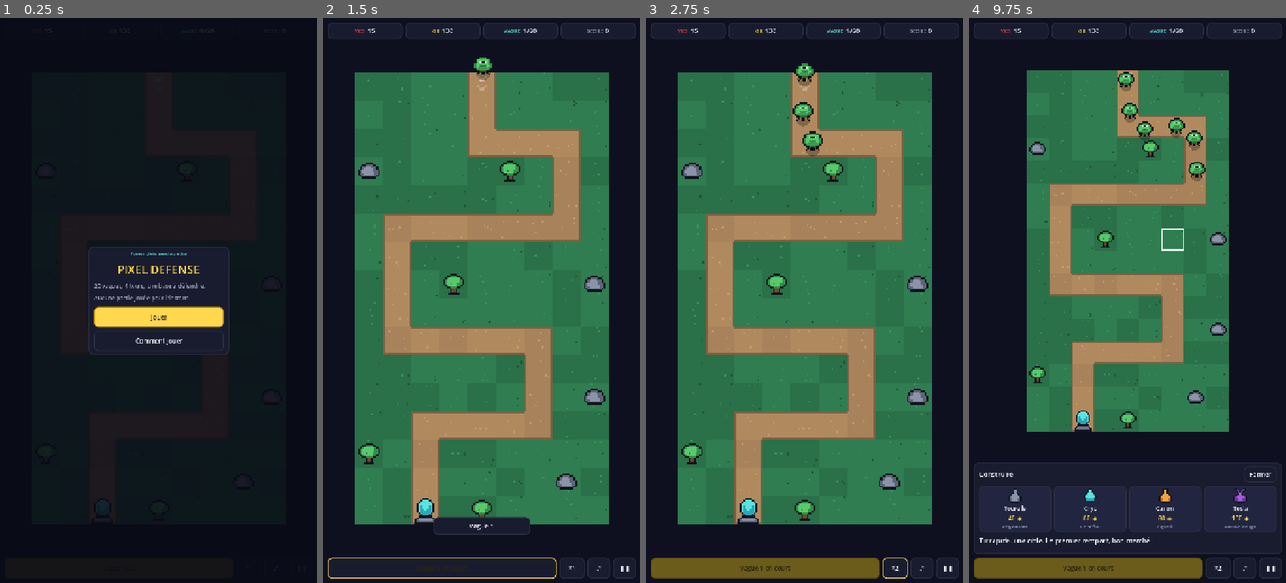
Above: before the commit, frames 1-4 (left to right).
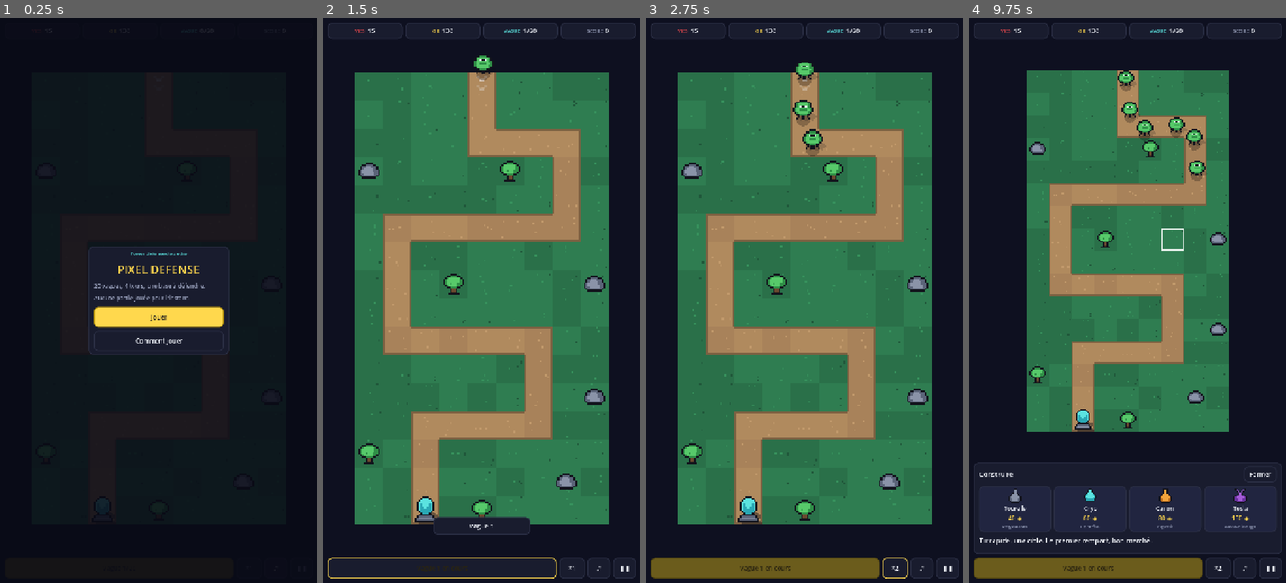
Above: after the commit, the same moments.

Repository: jlefebvre59320-hash/pixel-defense
Game: Godot game, scene res://scenes/Main.tscn
The game is run twice, just before and just after one commit, with the same random seed, the same clock (stepped at 60 frames per second) and the same inputs.
Inputs (mouse positions are in pixels of both pictures, inside the frame that each line leads up to):
- Up to frame 1 (0.25 s): no input
- Up to frame 2 (1.5 s): click "Jouer" at 0.5 s; click "▶ Lancer la première vague" at 1.25 s
- Up to frame 3 (2.75 s): click "×1" at 2 s
- Up to frame 4 (9.75 s): click "×2" at 2.75 s; tap Enter at 3.5 s; move the mouse to (1197, 272) at 3.52 s; tap N at 3.6 s; click (1197, 272) at 3.67 s; tap Space at 3.77 s; click "Fermer" at 4.25 s; click (1013, 509) at 5.02 s; click (1089, 509) at 5.77 s; click (1165, 509) at 6.52 s; click (1238, 509) at 7.27 s; click "♪" at 8 s; click "▶" at 8.75 s; click "Reprendre" at 9.5 s

The runs differ from the first frame. In frame 1, less than 0.1% of the frame differs, in the area x 30-35%, y 85-88%; in frame 2, 0.3%; in frame 3, 0.6%; in frame 4, 0.6%, in the area x 33-75%, y 9-74%.

Commit message:
Visuel 2.5D : profondeur, ombres et volume des entités

Diff:
--- a/godot/scripts/board.gd
+++ b/godot/scripts/board.gd
@@ -1,10 +1,9 @@
 extends Node2D
 ## Le plateau : la vue du jeu.
 ##
-## Tout ce qui est ici lit la simulation et ne la modifie jamais. Le repère
-## est le « pixel d'art » (une case = 16 unités) ; c'est le nœud lui-même qui
-## est mis à l'échelle pour remplir la place laissée par l'interface — d'où
-## des pixels carrés à toutes les tailles d'écran.
+## Passe 2.5D mobile : le gameplay reste strictement 2D, mais les entités ont
+## maintenant une séparation claire entre « sol » et « volume » grâce aux
+## ombres aplaties, au léger flottement vertical et à des couches de profondeur.
 
 const Cfg := preload("res://scripts/config.gd")
 const MapD := preload("res://scripts/map_data.gd")
@@ -17,20 +16,34 @@
 var view_scale := 3.0
 
 const BOARD := Vector2(Cfg.COLS * Cfg.ART, Cfg.ROWS * Cfg.ART)
-
-var _enemy_nodes := {}     ## id de l'ennemi -> Node2D
-var _tower_nodes := {}     ## id de la tour  -> Node2D
+const SHADOW := Color(0.04, 0.05, 0.08, 0.42)
+
+var _enemy_nodes := {}
+var _tower_nodes := {}
 
 
 func _ready() -> void:
 	terrain.texture = Art.terrain()
 	terrain.centered = false
 
-	# La base à défendre fait partie du décor vivant : on la pose une fois.
+	# La base reçoit elle aussi une ombre aplatie : même en pixel art, ce petit
+	# décalage suffit à la détacher du sol et donne immédiatement plus de volume.
+	var core_root := Node2D.new()
+	core_root.position = MapD.CORE_POINT * Cfg.ART
+	core_root.z_index = 2
+
+	var core_shadow := Sprite2D.new()
+	core_shadow.texture = Art.tinted("core", SHADOW)
+	core_shadow.position = Vector2(2.0, 4.0)
+	core_shadow.scale = Vector2(1.0, 0.48)
+	core_shadow.z_index = -2
+	core_root.add_child(core_shadow)
+
 	var core := Sprite2D.new()
 	core.texture = Art.texture("core")
-	core.position = MapD.CORE_POINT * Cfg.ART
-	entities.add_child(core)
+	core.position = Vector2(0, -1.0)
+	core_root.add_child(core)
+	entities.add_child(core_root)
 
 
 func attach(s: RefCounted) -> void:
@@ -42,7 +55,6 @@
 	s.tower_upgraded.connect(_on_tower_upgraded)
 
 
-## Remet le plateau à zéro entre deux parties.
 func clear() -> void:
 	for id in _enemy_nodes:
 		_enemy_nodes[id].queue_free()
@@ -53,16 +65,8 @@
 	fx.clear()
 
 
-## Cadre le plateau dans la place disponible. L'échelle avance par demi-pas :
-## en dessous, l'arrondi laisserait de larges bandes mortes ; au-dessus, les
-## pixels d'art n'auraient plus tous la même taille.
 func fit(rect: Rect2) -> void:
 	var raw: float = minf(rect.size.x / BOARD.x, rect.size.y / BOARD.y)
-
-	# L'interface est mise à l'échelle par Godot (mode « canvas_items ») : un
-	# grossissement rond ici donnerait un grossissement bancal à l'écran, avec
-	# des pixels d'art de 3 puis 4 pixels d'appareil. On raisonne donc en
-	# pixels d'écran réels, puis on repasse dans le repère du canevas.
 	var stretch: float = maxf(0.01, get_viewport().get_screen_transform().get_scale().x)
 	var steps: float = floorf(raw * stretch * 2.0) / 2.0
 	view_scale = maxf(0.5, steps / stretch)
@@ -70,7 +74,6 @@
 	position = (rect.position + (rect.size - BOARD * view_scale) / 2.0).round()
 
 
-## Case visée par un appui, en coordonnées d'écran.
 func tile_at(screen_pos: Vector2) -> Vector2i:
 	var local := (screen_pos - position) / view_scale / float(Cfg.ART)
 	return Vector2i(floori(local.x), floori(local.y))
@@ -80,19 +83,31 @@
 	if sim == null:
 		return
 
-	# Ennemis : la vue suit la simulation, elle ne décide de rien.
+	var now := Time.get_ticks_msec() / 1000.0
+
 	for e in sim.enemies:
 		var node: Node2D = _enemy_nodes.get(e.id)
 		if node == null:
 			continue
+
 		node.position = e.pos * Cfg.ART
-		if e.def["fly"]:
-			# Léger flottement : ce qui vole ne doit pas sembler posé au sol.
-			node.position.y -= 1.5 + sin(Time.get_ticks_msec() / 180.0 + e.id) * 1.5
+		# Le z suit grossièrement la hauteur écran : deux unités proches ne se
+		# superposent plus de manière « plate ».
+		node.z_index = 4 + int(e.pos.y * 2.0)
 
 		var body: Sprite2D = node.get_node("Body")
 		var tint: Sprite2D = node.get_node("Tint")
+		var shadow: Sprite2D = node.get_node("Shadow")
+		var flying: bool = e.def["fly"]
 		var frozen: bool = e.slow_until > sim.time
+
+		var bob := sin(now * (3.5 if flying else 5.0) + float(e.id) * 0.7)
+		body.position.y = (-4.0 - bob * 1.4) if flying else (-0.7 - absf(bob) * 0.35)
+		tint.position = body.position
+		# L'ombre reste au sol : le décalage entre ombre et sprite crée la
+		# sensation de hauteur, particulièrement lisible pour les drones.
+		shadow.position = Vector2(2.0, 4.0 if flying else 2.8)
+		shadow.modulate.a = 0.34 if flying else 0.42
 
 		if e.flash > 0.0:
 			tint.texture = Art.tinted(e.key, Color.WHITE)
@@ -106,8 +121,6 @@
 			tint.visible = false
 		body.visible = true
 
-	# Ennemis disparus (morts ou arrivés) : on nettoie ce que la simulation
-	# a retiré de sa liste.
 	var alive := {}
 	for e in sim.enemies:
 		alive[e.id] = true
@@ -116,22 +129,34 @@
 			_enemy_nodes[id].queue_free()
 			_enemy_nodes.erase(id)
 
-	# Tours : seule la tête tourne.
 	for t in sim.towers:
 		var node: Node2D = _tower_nodes.get(t.id)
 		if node == null:
 			continue
+		node.z_index = 3 + int(t.pos.y * 2.0)
 		var head: Sprite2D = node.get_node("Head")
+		var glow: Sprite2D = node.get_node("Glow")
 		head.rotation = t.angle + PI / 2.0
-		# Recul : la tête recule d'un pixel dans l'axe du tir, le temps d'un
-		# battement de cil. C'est ce qui donne du poids au coup.
+		glow.rotation = head.rotation
+
 		var recoil: float = 2.0 * minf(1.0, t.flash / 0.09) if t.flash > 0.0 else 0.0
-		head.position = Vector2(-cos(t.angle), -sin(t.angle)) * recoil + Vector2(0, -2)
+		var idle := sin(now * 2.3 + float(t.id) * 0.37) * 0.25
+		head.position = Vector2(-cos(t.angle), -sin(t.angle)) * recoil + Vector2(0, -2.5 + idle)
+		glow.position = head.position
+		glow.modulate.a = 0.30 + minf(0.45, t.flash * 5.0)
 
 
 func _on_enemy_spawned(e) -> void:
 	var node := Node2D.new()
 	node.position = e.pos * Cfg.ART
+
+	var shadow := Sprite2D.new()
+	shadow.name = "Shadow"
+	shadow.texture = Art.tinted(e.key, SHADOW)
+	shadow.scale = Vector2(float(e.def["scale"]) * 0.95, float(e.def["scale"]) * 0.42)
+	shadow.position = Vector2(2.0, 3.0)
+	shadow.z_index = -2
+	node.add_child(shadow)
 
 	var body := Sprite2D.new()
 	body.name = "Body"
@@ -152,17 +177,37 @@
 func _on_tower_built(t) -> void:
 	var node := Node2D.new()
 	node.position = t.pos * Cfg.ART
-	node.z_index = 1
+
+	var shadow := Sprite2D.new()
+	shadow.name = "Shadow"
+	shadow.texture = Art.tinted("head_" + t.type, SHADOW)
+	shadow.scale = Vector2(1.05, 0.38)
+	shadow.position = Vector2(2.2, 4.2)
+	shadow.z_index = -3
+	node.add_child(shadow)
 
 	var base := Sprite2D.new()
 	base.name = "Base"
 	base.texture = Art.base_texture()
+	base.position = Vector2(0, 1.0)
 	node.add_child(base)
+
+	# Un halo très discret derrière la tête donne une lecture « énergie » sans
+	# shader coûteux. Il réutilise le sprite déjà en cache et reste pixel-perfect.
+	var glow := Sprite2D.new()
+	glow.name = "Glow"
+	glow.texture = Art.tinted("head_" + t.type, Cfg.TOWERS[t.type]["color"])
+	glow.position = Vector2(0, -2.5)
+	glow.scale = Vector2.ONE * 1.08
+	glow.modulate.a = 0.30
+	glow.z_index = 0
+	node.add_child(glow)
 
 	var head := Sprite2D.new()
 	head.name = "Head"
 	head.texture = Art.texture("head_" + t.type)
-	head.position = Vector2(0, -2)
+	head.position = Vector2(0, -2.5)
+	head.z_index = 1
 	node.add_child(head)
 
 	entities.add_child(node)
@@ -176,5 +221,14 @@
 		_tower_nodes.erase(t.id)
 
 
-func _on_tower_upgraded(_t) -> void:
-	pass   # le niveau se lit aux pastilles d'or, dessinées par la couche d'effets
+func _on_tower_upgraded(t) -> void:
+	var node: Node2D = _tower_nodes.get(t.id)
+	if node == null:
+		return
+	# La montée de niveau gagne légèrement en présence visuelle, sans changer
+	# la hitbox ni la portée réelle.
+	var head: Sprite2D = node.get_node("Head")
+	var glow: Sprite2D = node.get_node("Glow")
+	var bonus := 1.0 + float(t.level - 1) * 0.035
+	head.scale = Vector2.ONE * bonus
+	glow.scale = Vector2.ONE * (1.08 + float(t.level - 1) * 0.045)
